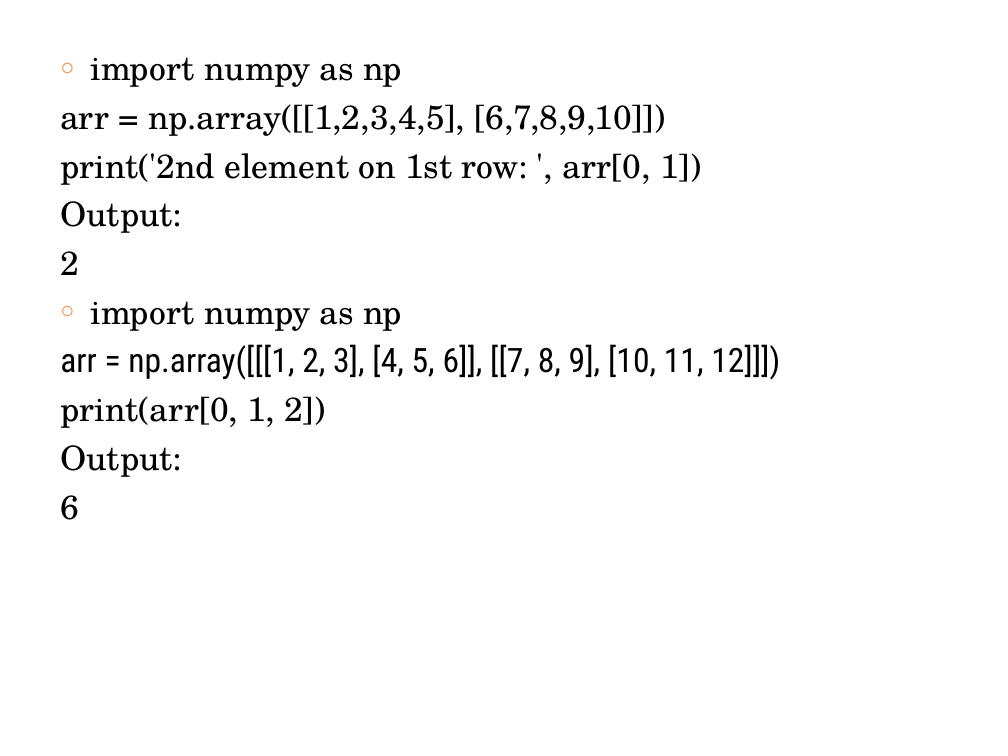
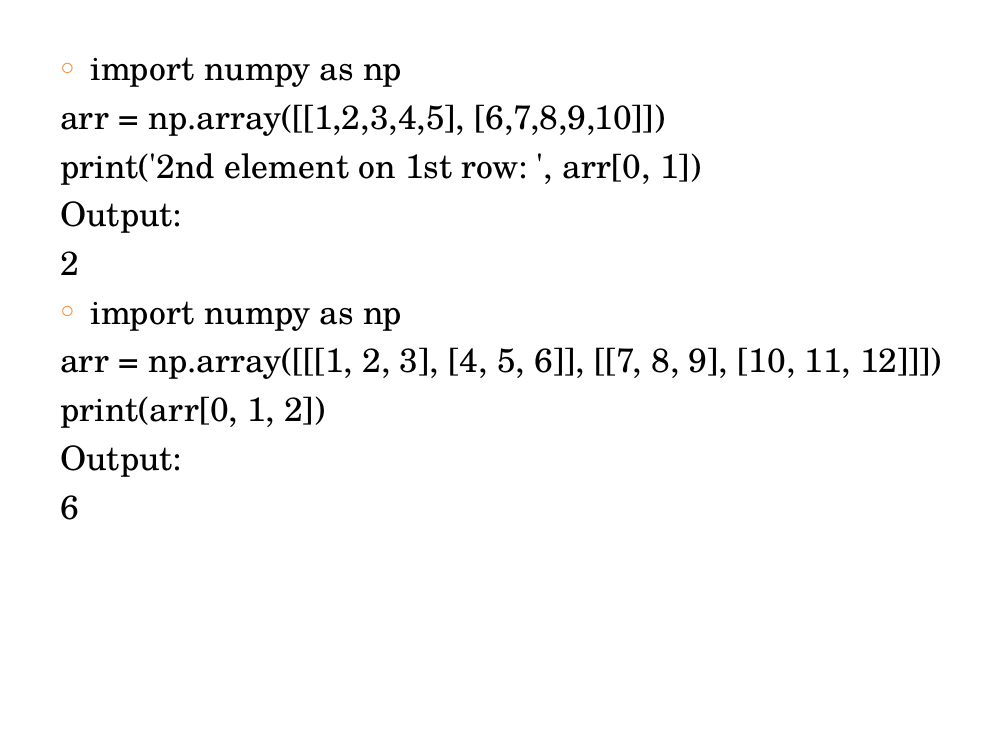
Before and after one commit to keonicsx/Code_Storage, a slide deck: slide 16 of ppt_m4/Module 4.pptx. Drawn at 1008x756 pixels with LibreOffice and Linux fonts; fonts in the diff are those of the drawing. Boxes give left, top, right and bottom in pixels: in the first picture for what was removed or moved away, otherwise in the second. Text is boxed around its words. In the diff, an @@ line names an element or a change of style, - is before the commit and + after.

```diff
--- a/ppt_m4/Module 4.pptx
+++ b/ppt_m4/Module 4.pptx
@@ text at (x1=60, y1=347, x2=942, y2=379): font Roboto Condensed to TeX Gyre Schola in "arr = np.array([[[1, 2, 3], [4, 5, ..." @@
```
Also in this commit, not shown: 16 other slides changed, 1 slide added, 3 slides removed, 3 other files.
